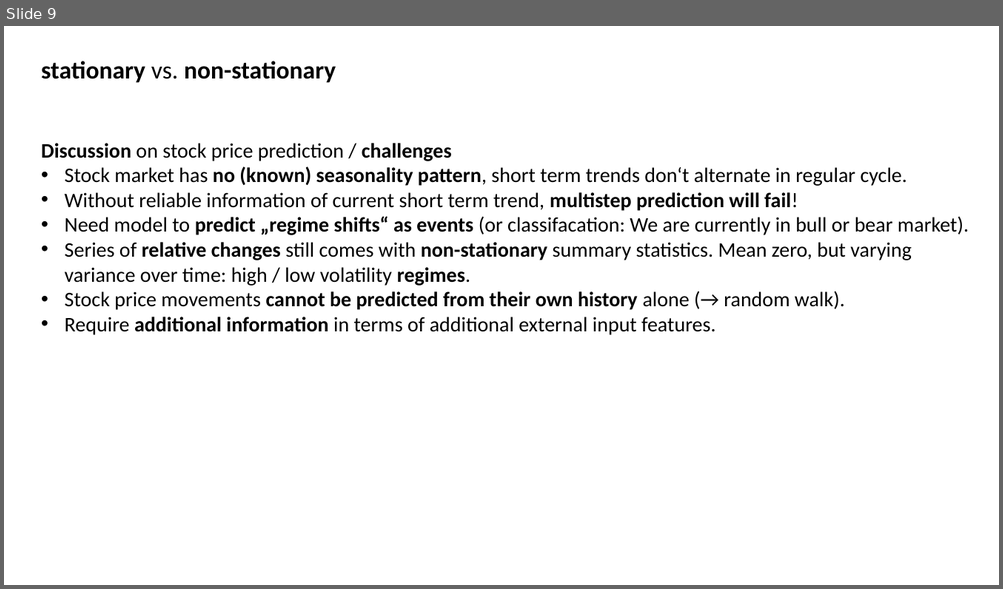
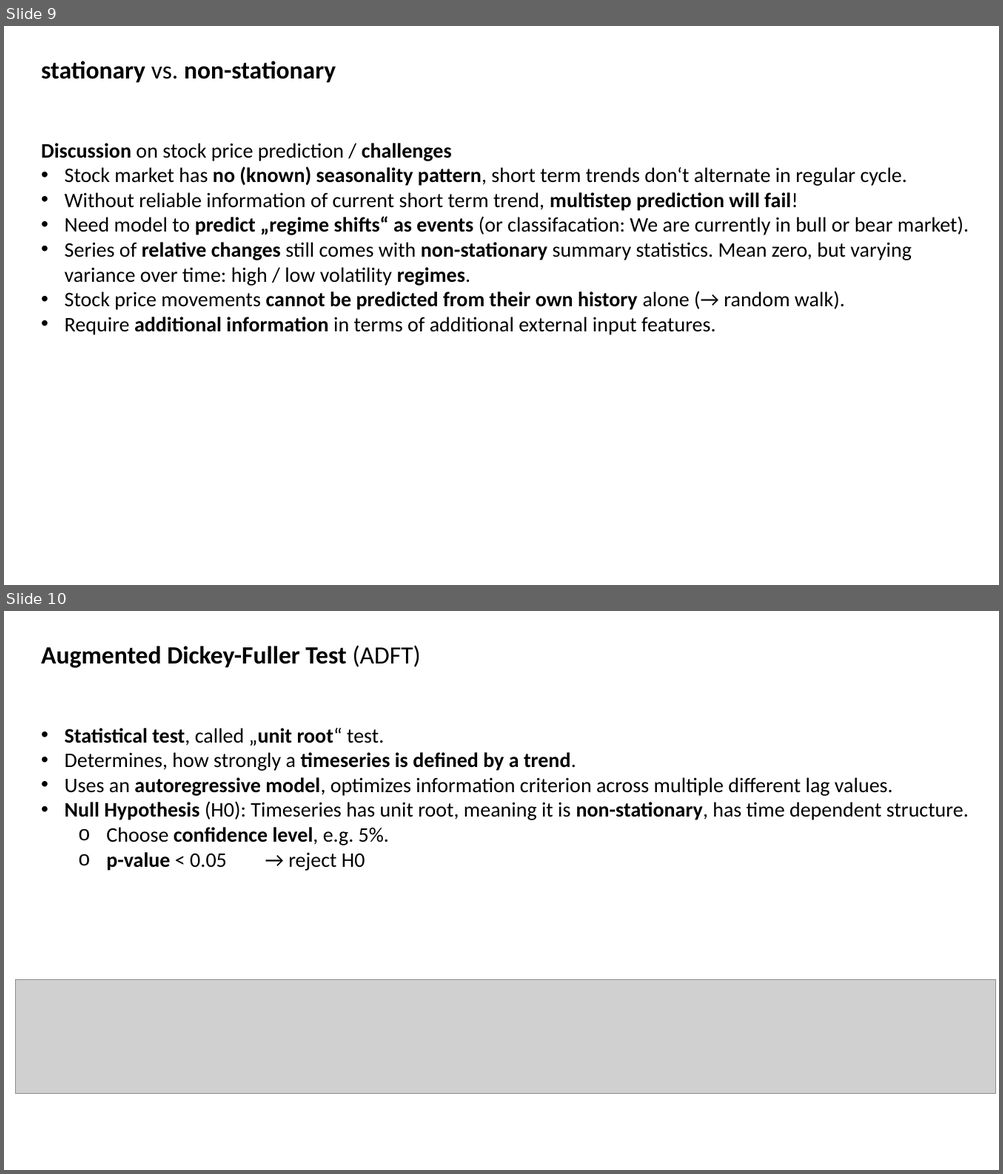
Before and after one commit to MarcoLandtHayen/EchoStateNetworks, a slide deck: ESN_wrapUP_decomposition_and_DeepESNs.pptx. Shown one above the other, each under a label of ours: slide 9 before the commit, slides 9 and 10 after it. The pictures are 1003x589 and 1003x1174 pixels, drawn with LibreOffice and Linux fonts; fonts in the diff are those of the drawing; grey boxes stand for pictures. Boxes give left, top, right and bottom in pixels: in the first picture for what was removed or moved away, otherwise in the second. Text is boxed around its words. In the diff, an @@ line names an element or a change of style, - is before the commit and + after.

Commit message:
finished wrap up on decomposition of timeseries and setting up ESN models

```diff
--- a/ESN_wrapUP_decomposition_and_DeepESNs.pptx
+++ b/ESN_wrapUP_decomposition_and_DeepESNs.pptx
@@ slide 10 added at (4,611,999,1170), background #FFFFFF @@
@@ text added at (41,645,421,668), 24 pt, text #000000, bold @@
+Augmented Dickey-Fuller Test (ADFT)
@@ text added at (65,728,968,871), 20 pt, text #000000 @@
+• Statistical test, called „unit root“ test.
+• Determines, how strongly a timeseries is defined by a trend.
+• Uses an autoregressive model, optimizes information criterion across multiple different lag values.
+• Null Hypothesis (H0): Timeseries has unit root, meaning it is non-stationary, has time dependent structure.
+  o Choose confidence level, e.g. 5%.
+  o p-value < 0.05 → reject H0
@@ picture added at (15,980,996,1094) @@
```
Also in this commit, not shown: 12 other slides added, 2 other files.
